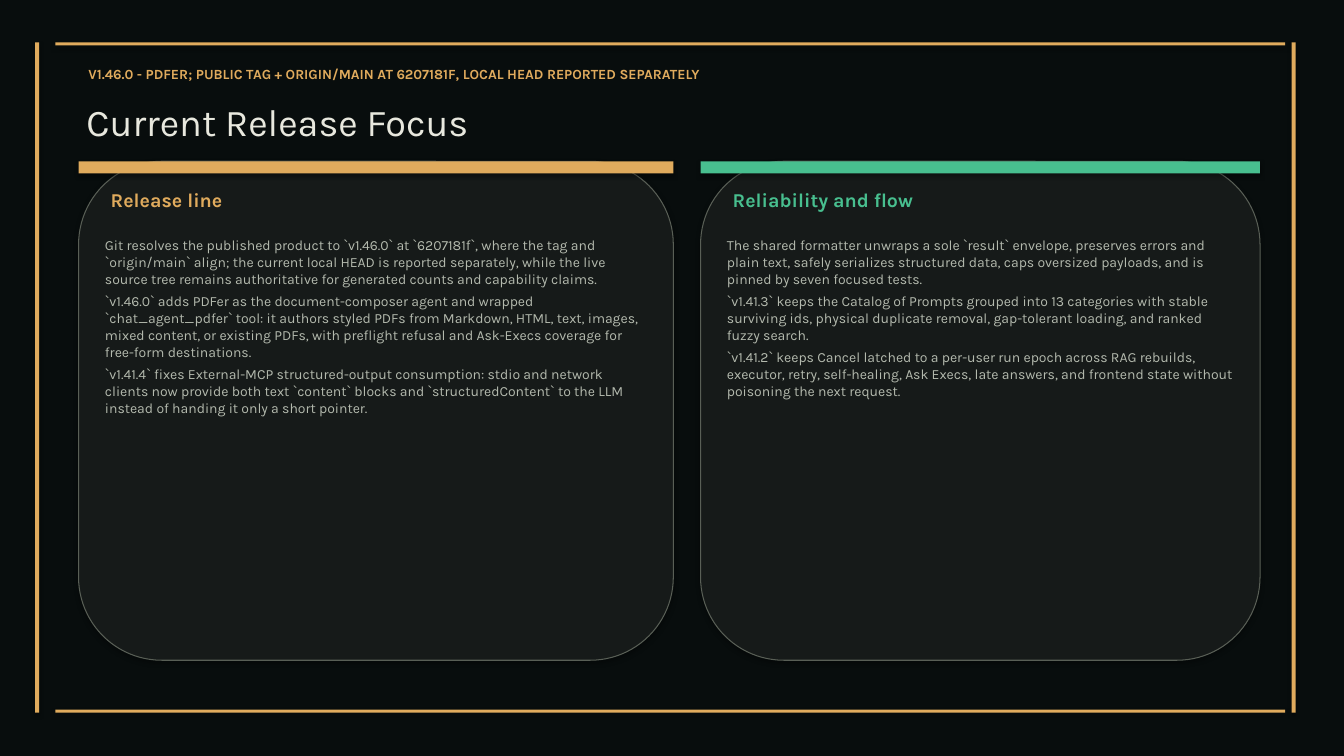
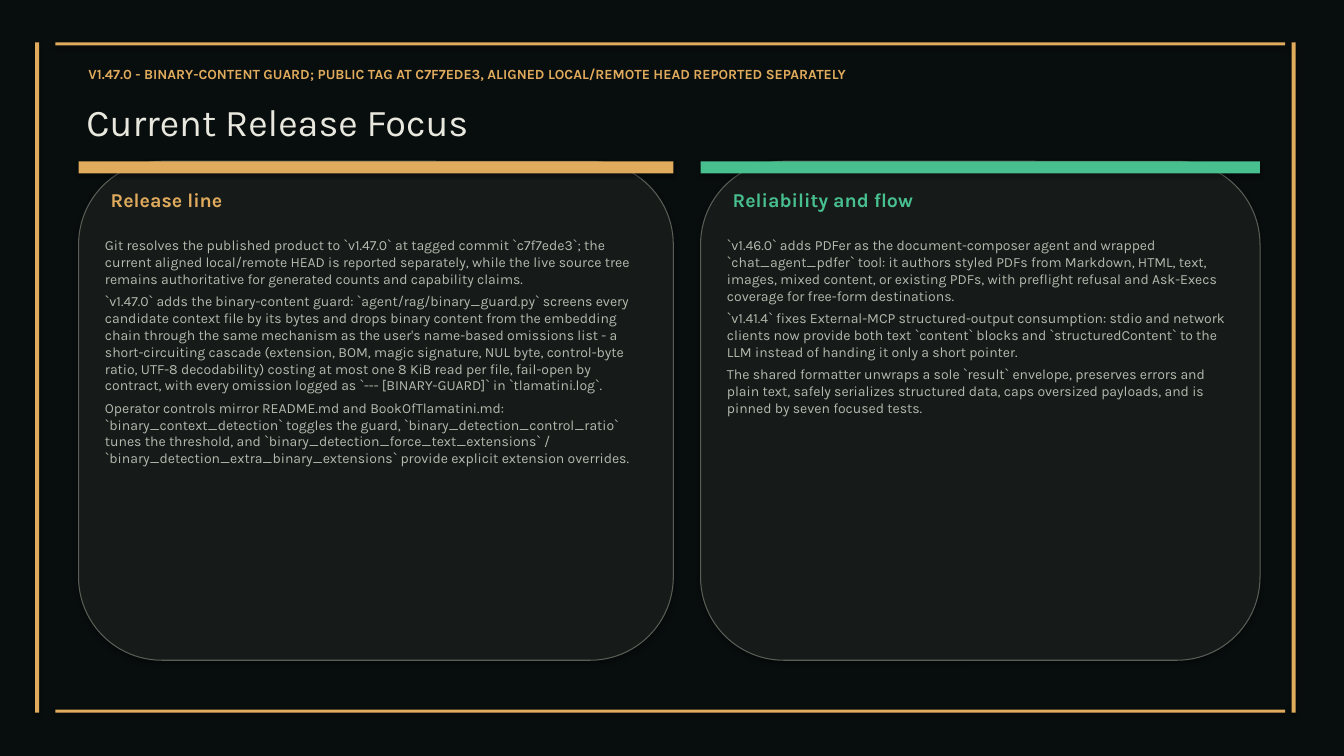
Before and after one commit to XAIHT/Tlamatini, a slide deck: slide 23 of Tlamatini_eXtended_Artificial_Intelligence_Humanly_Tempered.pptx. Drawn at 1344x756 pixels with LibreOffice and Linux fonts; fonts in the diff are those of the drawing. Boxes give left, top, right and bottom in pixels: in the first picture for what was removed or moved away, otherwise in the second. Text is boxed around its words. In the diff, an @@ line names an element or a change of style, - is before the commit and + after.

```diff
--- a/Tlamatini_eXtended_Artificial_Intelligence_Humanly_Tempered.pptx
+++ b/Tlamatini_eXtended_Artificial_Intelligence_Humanly_Tempered.pptx
@@ text at (x1=88, y1=68, x2=846, y2=81): text changed @@
-V1.46.0 - PDFER; PUBLIC TAG + ORIGIN/MAIN AT 6207181F, LOCAL HEAD REPORTED SEPARATELY
+V1.47.0 - BINARY-CONTENT GUARD; PUBLIC TAG AT C7F7EDE3, ALIGNED LOCAL/REMOTE HEAD REPORTED SEPARATELY
@@ text at (x1=105, y1=239, x2=630, y2=467): text changed @@
-Git resolves the published product to `v1.46.0` at `6207181f`, where the tag and `origin/main` align; the current local HEAD is reported separately, while the live source tree remains authoritative for generated counts and capability claims.
-`v1.46.0` adds PDFer as the document-composer agent and wrapped `chat_agent_pdfer` tool: it authors styled PDFs from Markdown, HTML, text, images, mixed content, or existing PDFs, with preflight refusal and Ask-Execs coverage for free-form destinations.
-`v1.41.4` fixes External-MCP structured-output consumption: stdio and network clients now provide both text `content` blocks and `structuredContent` to the LLM instead of handing it only a short pointer.
+Git resolves the published product to `v1.47.0` at tagged commit `c7f7ede3`; the current aligned local/remote HEAD is reported separately, while the live source tree remains authoritative for generated counts and capability claims.
+`v1.47.0` adds the binary-content guard: `agent/rag/binary_guard.py` screens every candidate context file by its bytes and drops binary content from the embedding chain through the same mechanism as the user's name-based omissions list - a short-circuiting cascade (extension, BOM, magic signature, NUL byte, control-byte ratio, UTF-8 decodability) costing at most one 8 KiB read per file, fail-open by contract, with every omission logged as `--- [BINARY-GUARD]` in `tlamatini.log`.
+Operator controls mirror README.md and BookOfTlamatini.md: `binary_context_detection` toggles the guard, `binary_detection_control_ratio` tunes the threshold, and `binary_detection_force_text_extensions` / `binary_detection_extra_binary_extensions` provide explicit extension overrides.
@@ text at (x1=727, y1=239, x2=1225, y2=361): paragraphs added @@
+`v1.46.0` adds PDFer as the document-composer agent and wrapped `chat_agent_pdfer` tool: it authors styled PDFs from Markdown, HTML, text, images, mixed content, or existing PDFs, with preflight refusal and Ask-Execs coverage for free-form destinations.
+`v1.41.4` fixes External-MCP structured-output consumption: stdio and network clients now provide both text `content` blocks and `structuredContent` to the LLM instead of handing it only a short pointer.
@@ text at (x1=727, y1=295, x2=1232, y2=400): paragraphs removed @@
-`v1.41.3` keeps the Catalog of Prompts grouped into 13 categories with stable surviving ids, physical duplicate removal, gap-tolerant loading, and ranked fuzzy search.
-`v1.41.2` keeps Cancel latched to a per-user run epoch across RAG rebuilds, executor, retry, self-healing, Ask Execs, late answers, and frontend state without poisoning the next request.
```
Also in this commit, not shown: 52 other slides changed, 2 slides added, 2 other files.
